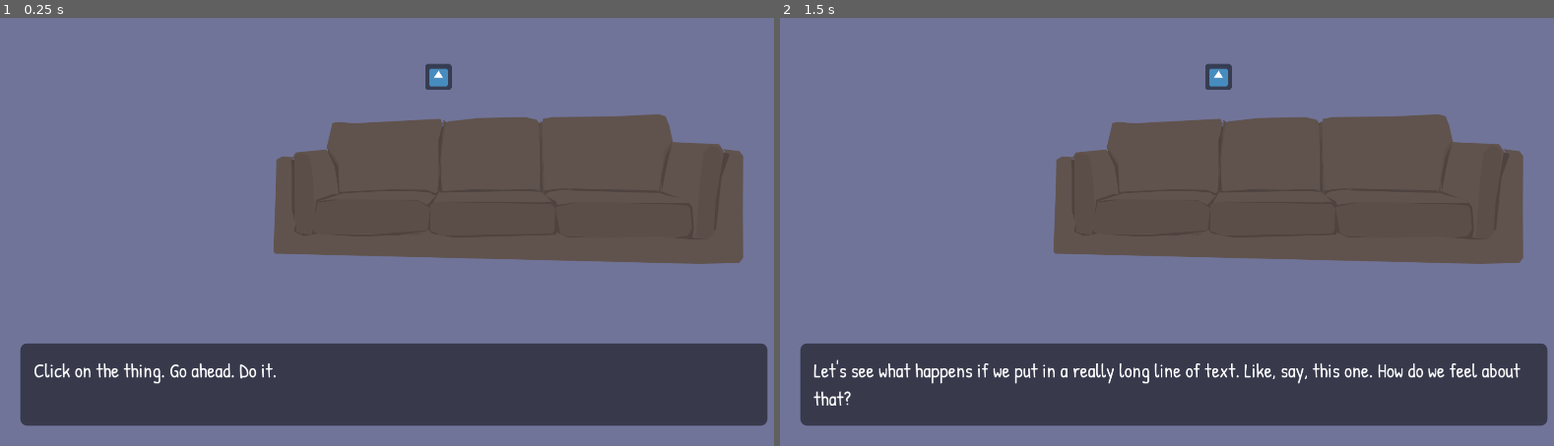
Above: before the commit, frames 1-2 (left to right).
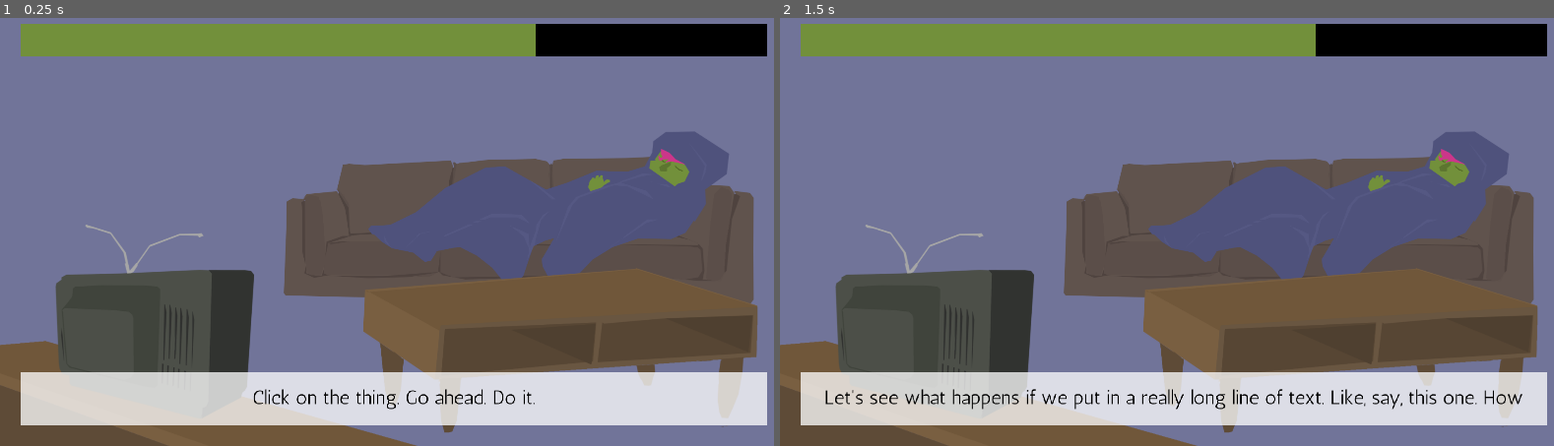
Above: after the commit, the same moments.

Repository: squinky/ggj2020
Game: Godot game, scene res://main.tscn
Same seed, same stepped clock (60 frames per second), same inputs: the game is played once before the commit and once after it. The engine's default icon, where the game draws it, is replaced by a stand-in: a white triangle on a blue panel in a dark square.
Inputs (mouse positions are in pixels of both pictures, inside the frame that each line leads up to):
- Up to frame 1 (0.25 s): no input
- Up to frame 2 (1.5 s): tap Enter at 0.5 s; move the mouse to (1345, 202) at 0.52 s; click (1345, 202) at 0.67 s; tap Space at 1.25 s; move the mouse to (1019, 244) at 1.27 s; click (1019, 244) at 1.42 s

The runs differ from the first frame. In frame 1, 56% of the frame differs, in the area x 0-100%, y 1-100%; in frame 2, 56%.

Commit message:
more messing with ui

Diff:
--- a/main.tscn
+++ b/main.tscn
@@ -1,58 +1,82 @@
-[gd_scene load_steps=9 format=2]
+[gd_scene load_steps=13 format=2]
 
-[ext_resource path="res://images/icon.png" type="Texture" id=1]
+[ext_resource path="res://images/tvtable.png" type="Texture" id=1]
 [ext_resource path="res://clickable.gd" type="Script" id=2]
 [ext_resource path="res://main.gd" type="Script" id=3]
-[ext_resource path="res://audio/boing.wav" type="AudioStream" id=4]
+[ext_resource path="res://images/coffeetable.png" type="Texture" id=4]
 [ext_resource path="res://images/couch.png" type="Texture" id=5]
-[ext_resource path="res://Patrick Hand regular.ttf" type="DynamicFontData" id=6]
+[ext_resource path="res://Antic regular.ttf" type="DynamicFontData" id=6]
+[ext_resource path="res://images/humanburrito.png" type="Texture" id=7]
+[ext_resource path="res://images/television.png" type="Texture" id=8]
 
 [sub_resource type="StyleBoxFlat" id=2]
 content_margin_left = 32.0
 content_margin_right = 32.0
 content_margin_top = 32.0
 content_margin_bottom = 32.0
-bg_color = Color( 0, 0, 0, 0.501961 )
-corner_radius_top_left = 16
-corner_radius_top_right = 16
-corner_radius_bottom_right = 16
-corner_radius_bottom_left = 16
+bg_color = Color( 1, 1, 1, 0.752941 )
 
 [sub_resource type="DynamicFont" id=1]
 size = 48
-use_filter = true
 font_data = ExtResource( 6 )
+
+[sub_resource type="StyleBoxFlat" id=3]
+bg_color = Color( 0.447059, 0.564706, 0.231373, 1 )
+
+[sub_resource type="StyleBoxFlat" id=4]
+bg_color = Color( 0, 0, 0, 1 )
 
 [node name="main" type="Node2D"]
 script = ExtResource( 3 )
 
+[node name="tvtable" type="Sprite" parent="."]
+position = Vector2( 532.078, 945.485 )
+texture = ExtResource( 1 )
+
 [node name="clickables" type="Node2D" parent="."]
 
 [node name="couch" type="Sprite" parent="clickables"]
-position = Vector2( 1240.36, 453.865 )
+position = Vector2( 1265.81, 555.688 )
 texture = ExtResource( 5 )
 script = ExtResource( 2 )
 id = "couch"
 
-[node name="test" type="Sprite" parent="clickables"]
-position = Vector2( 1068.55, 179.8 )
-texture = ExtResource( 1 )
-script = ExtResource( 2 )
-id = "test"
+[node name="humanburrito" type="Sprite" parent="clickables"]
+position = Vector2( 1335, 514.575 )
+texture = ExtResource( 7 )
 
-[node name="sounds" type="Node2D" parent="clickables/test"]
+[node name="television" type="Sprite" parent="clickables"]
+position = Vector2( 380.514, 788.75 )
+texture = ExtResource( 8 )
 
-[node name="boing" type="AudioStreamPlayer" parent="clickables/test/sounds"]
-stream = ExtResource( 4 )
+[node name="coffeetable" type="Sprite" parent="."]
+position = Vector2( 1364.24, 837.399 )
+texture = ExtResource( 4 )
 
 [node name="textbox" type="Label" parent="."]
 margin_left = 50.0
-margin_top = 830.0
+margin_top = 900.0
 margin_right = 1870.0
 margin_bottom = 1030.0
 custom_styles/normal = SubResource( 2 )
 custom_fonts/font = SubResource( 1 )
+custom_colors/font_color = Color( 0, 0, 0, 1 )
+align = 1
 autowrap = true
+max_lines_visible = 1
 __meta__ = {
 "_edit_use_anchors_": false
 }
+
+[node name="progress" type="ProgressBar" parent="."]
+margin_left = 50.0
+margin_top = 50.0
+margin_right = 1870.0
+margin_bottom = 130.0
+custom_styles/fg = SubResource( 3 )
+custom_styles/bg = SubResource( 4 )
+value = 69.0
+percent_visible = false
+__meta__ = {
+"_edit_use_anchors_": false
+}
Binary file added: Antic regular.ttf
Binary file removed: Patrick Hand regular.ttf
Not shown, added: images/humanburrito.png.import
Not shown, added: images/tvtable.png.import
